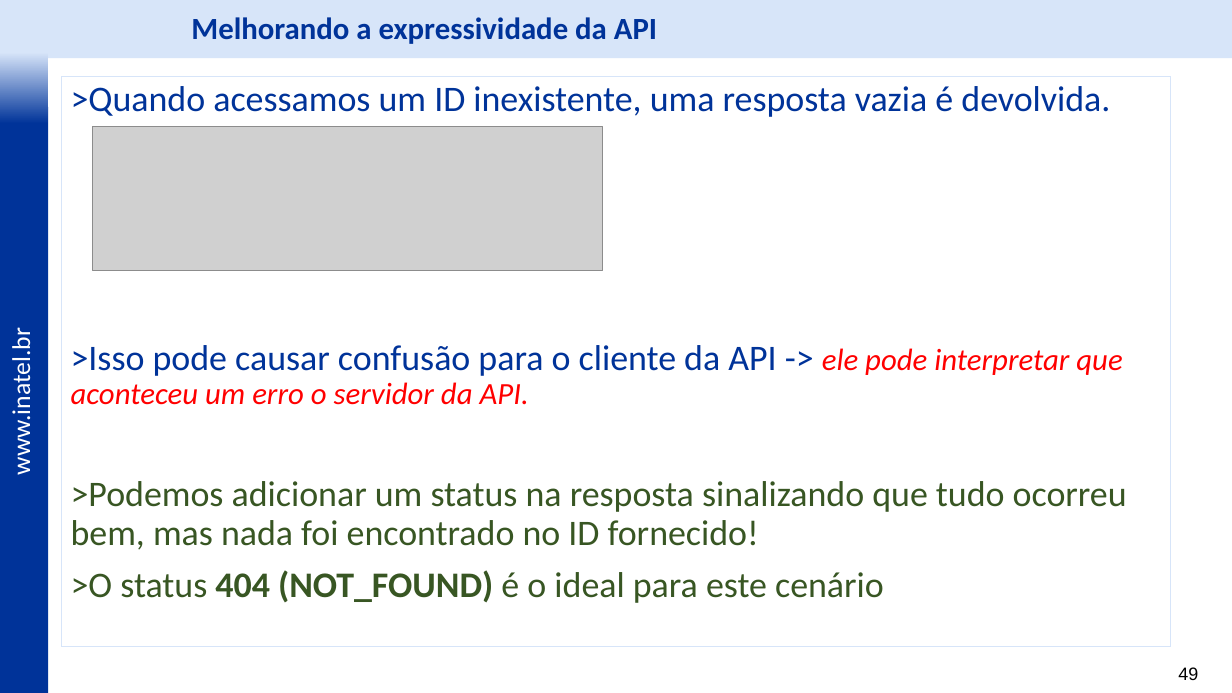
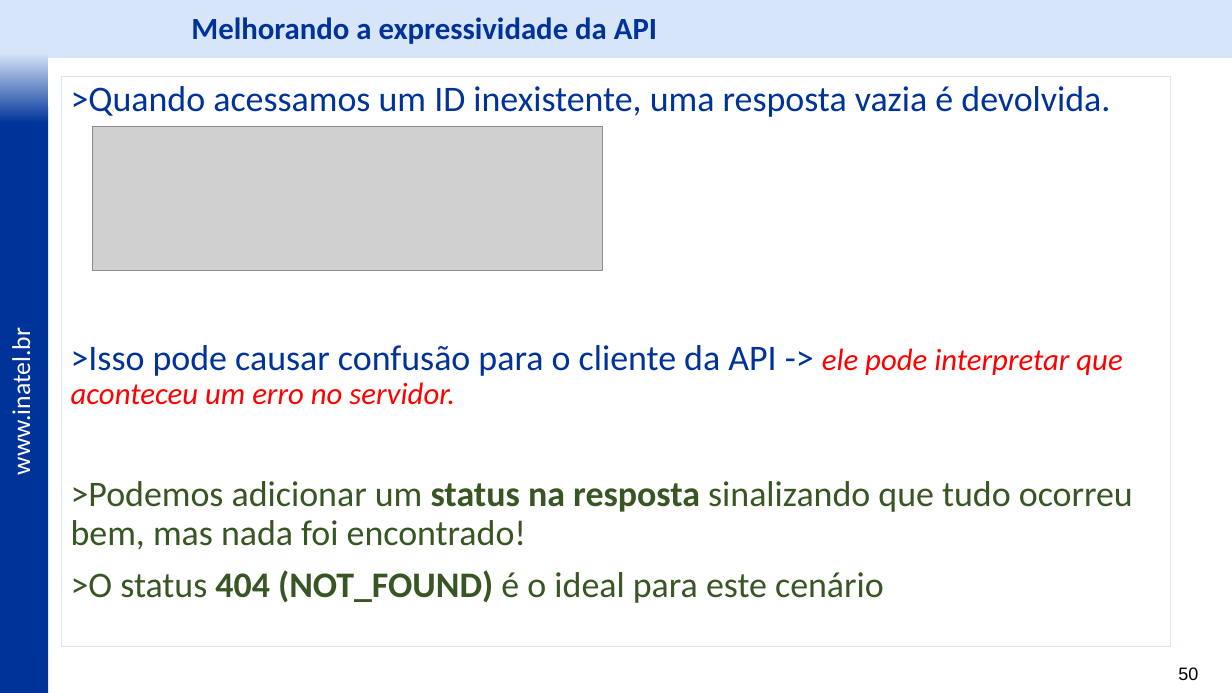
Before and after one commit to vitor-figueiredo/MyRestAPI, a slide deck: slide 50 of docs/Laboratório - REST - v2.pptx (slide 49 before the commit). Drawn at 1232x693 pixels with LibreOffice and Linux fonts; fonts in the diff are those of the drawing; grey boxes stand for pictures; background and template pictures are left out. Boxes give left, top, right and bottom in pixels: in the first picture for what was removed or moved away, otherwise in the second. Text is boxed around its words. In the diff, an @@ line names an element or a change of style, - is before the commit and + after.

```diff
--- a/docs/Laboratório - REST - v2.pptx
+++ b/docs/Laboratório - REST - v2.pptx
@@ text in rectangle at box(71, 345, 1133, 550): text changed @@
->Isso pode causar confusão para o cliente da API -> ele pode interpretar que aconteceu um erro o servidor da API.
->Podemos adicionar um status na resposta sinalizando que tudo ocorreu bem, mas nada foi encontrado no ID fornecido!
+>Isso pode causar confusão para o cliente da API -> ele pode interpretar que aconteceu um erro no servidor.
+>Podemos adicionar um status na resposta sinalizando que tudo ocorreu bem, mas nada foi encontrado!
@@ page number at box(1178, 667, 1198, 680): text changed @@
-49
+50
```
Also in this commit, not shown: 16 other slides changed, 2 slides added, 1 slide removed, 3 other files.
